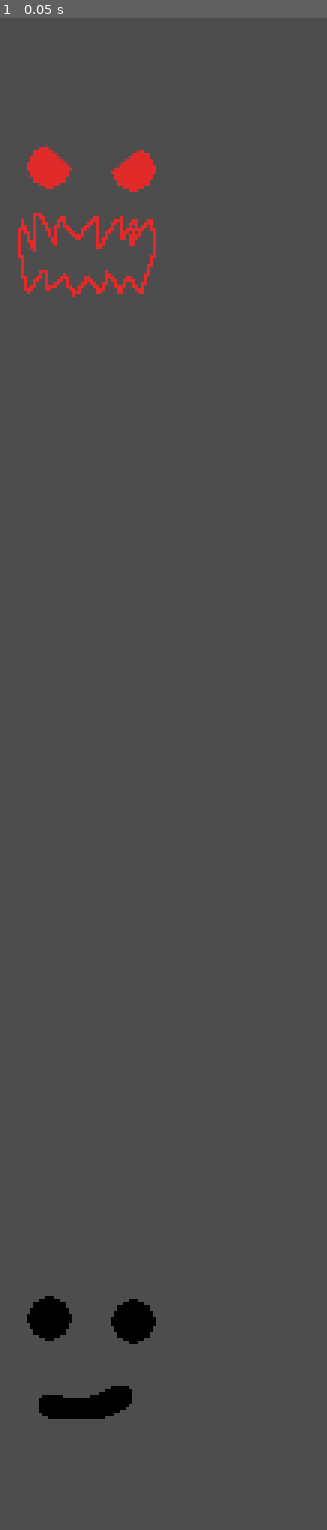
Above: before the commit, frame 1.
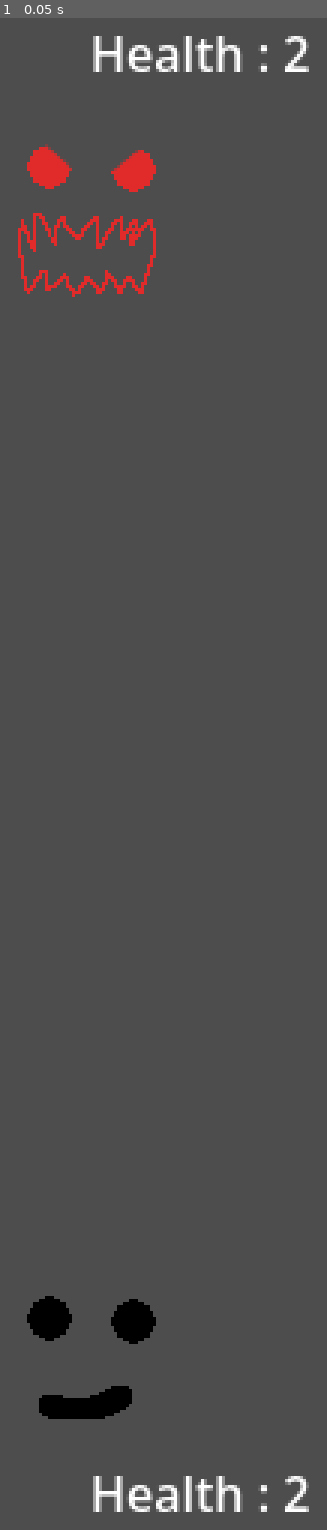
Above: after the commit, the same moment.

Repository: Silvester56/buckshotmiami
Game: Godot game, scene res://scenes/game.tscn
Two runs of this game, one before a commit and one after it. Both use one fixed random seed, a clock stepped at 60 frames per second and the inputs below. This scene is started directly instead of the project's main scene.
Inputs:
- Up to frame 1 (0.05 s): no input

The runs differ from the first frame. In frame 1, 1.4% of the frame differs, in the area x 28-95%, y 1-99%.

Commit message:
Add health to player and dealer

Diff:
--- a/scenes/game.tscn
+++ b/scenes/game.tscn
@@ -19,6 +19,17 @@
 texture = ExtResource("2_yqjtg")
 hframes = 2
 vframes = 2
+
+[node name="DealerHealth" type="Label" parent="." unique_id=1369694520]
+offset_left = 256.0
+offset_right = 384.0
+offset_bottom = 32.0
+
+[node name="PlayerHealth" type="Label" parent="." unique_id=1298257559]
+offset_left = 256.0
+offset_top = 480.0
+offset_right = 384.0
+offset_bottom = 512.0
 
 [node name="PauseMenu" type="Control" parent="." unique_id=1186123291]
 process_mode = 2
--- a/scripts/game.gd
+++ b/scripts/game.gd
@@ -1,16 +1,22 @@
 extends Node2D
 
+var dealerHealth = 0
+var playerHealth = 0
 var shells = []
 var roundsConfiguration = [
-	{ "id": 0, "lives": 2, "min": 2, "max": 4, "objects": 0 },
-	{ "id": 1, "lives": 4, "min": 3, "max": 6, "objects": 2 },
-	{ "id": 2, "lives": 6, "min": 4, "max": 8, "objects": 4 },
+	{ "id": 0, "health": 2, "min": 2, "max": 4, "objects": 0 },
+	{ "id": 1, "health": 4, "min": 3, "max": 6, "objects": 2 },
+	{ "id": 2, "health": 6, "min": 4, "max": 8, "objects": 4 },
 ]
 var currentRound = 0
 
 # Called when the node enters the scene tree for the first time.
 func _ready() -> void:
 	var roundObject = roundsConfiguration[currentRound]
+	playerHealth = roundObject.health
+	dealerHealth = roundObject.health
+	$DealerHealth.text = str("Health : ", dealerHealth)
+	$PlayerHealth.text = str("Health : ", playerHealth)
 	for n in randi_range(roundObject.min, roundObject.max):
 		shells.push_back(randi() % 2 == 0)
 	shells.shuffle()
